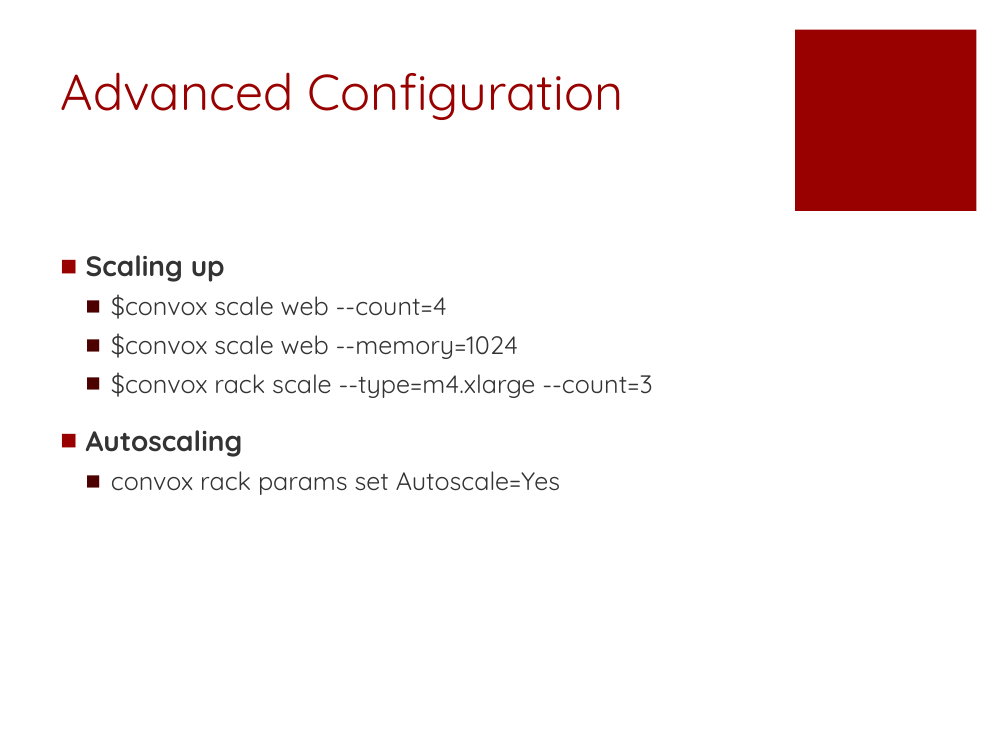
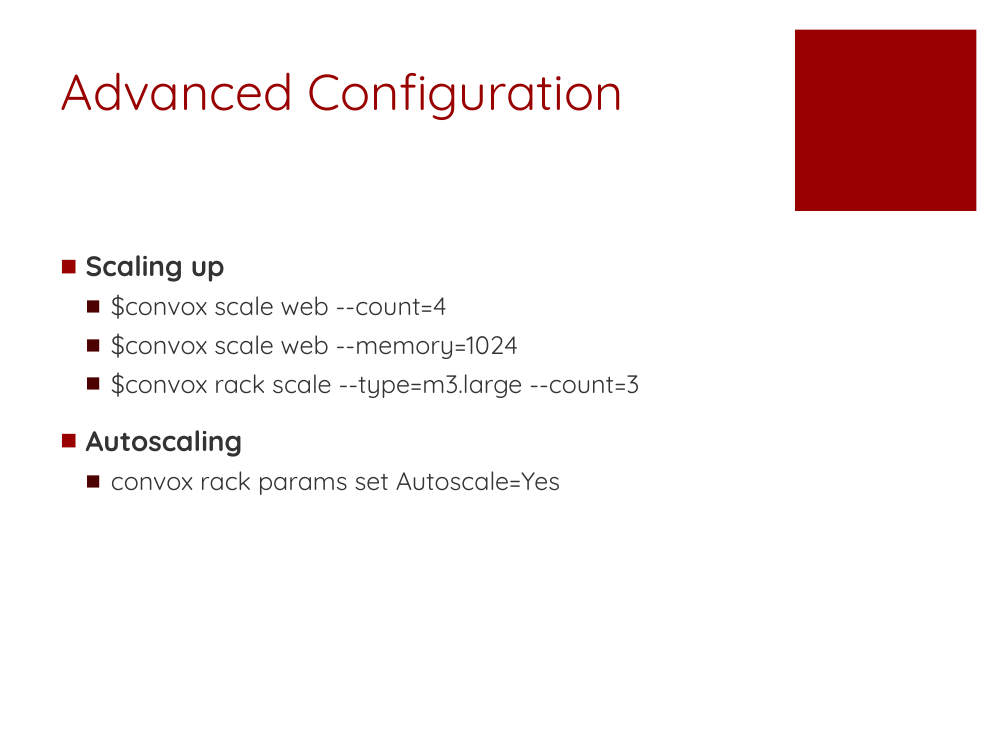
Before and after one commit to anna-ce/LHASAadvanced, a slide deck: slide 36 of ECA-RCCP-WorshopApr2016.pptx. Drawn at 1008x756 pixels with LibreOffice and Linux fonts; fonts in the diff are those of the drawing. Boxes give left, top, right and bottom in pixels: in the first picture for what was removed or moved away, otherwise in the second. Text is boxed around its words. In the diff, an @@ line names an element or a change of style, - is before the commit and + after.

```diff
--- a/ECA-RCCP-WorshopApr2016.pptx
+++ b/ECA-RCCP-WorshopApr2016.pptx
@@ text at <box>111,372,639,398</box>: text changed @@
-  ■ $convox rack scale --type=m4.xlarge --count=3
+  ■ $convox rack scale --type=m3.large --count=3
```
Also in this commit, not shown: 3 other slides changed, 4 other files.
